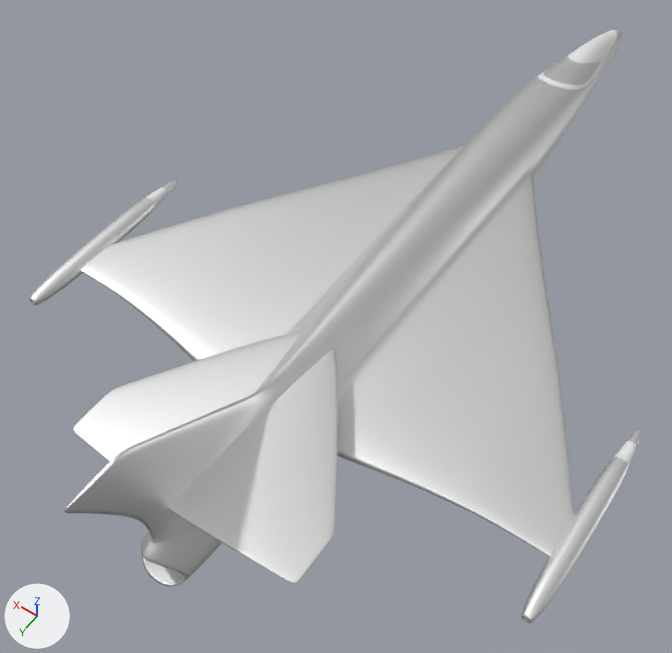
An edit to the glTF model models/plane.glb, drawn before and after from the same camera.
Camera for both pictures: a camera (50 mm lens) standing at (-13.7, 26.7, 31.2) and looking at (1.1, 6.0, -1.3). Lighting does not change. The marker at lower left points along +X, +Y and +Z. Where no turn or scale is listed for an object, it has been applied to the vertices.

The scene before the commit, as lines of its bpy script (objects in view):
```python
ob_jet_plane__001_cube_006 = bpy.data.objects.new('Jet_plane_.001_Cube.006', me_jet_plane__001_cube_006)
ob_jet_plane__001_cube_006.location = (0.0, 0.0, 0.0)
ob_sc_h_stabilizer_001_cube_007 = bpy.data.objects.new('SC_H_Stabilizer.001_Cube.007', me_sc_h_stabilizer_001_cube_007)
ob_sc_h_stabilizer_001_cube_007.location = (0.0, 0.0, 0.0)
ob_sc_wing_g_amp_l01__001_cube_008 = bpy.data.objects.new('SC_Wing_G.AMP_L01_.001_Cube.008', me_sc_wing_g_amp_l01__001_cube_008)
ob_sc_wing_g_amp_l01__001_cube_008.location = (0.0, 0.0, 0.0)
ob_sc_wing_g_amp_r01__001_cube_009 = bpy.data.objects.new('SC_Wing_G.AMP_R01_.001_Cube.009', me_sc_wing_g_amp_r01__001_cube_009)
ob_sc_wing_g_amp_r01__001_cube_009.location = (0.0, 0.0, 0.0)
```
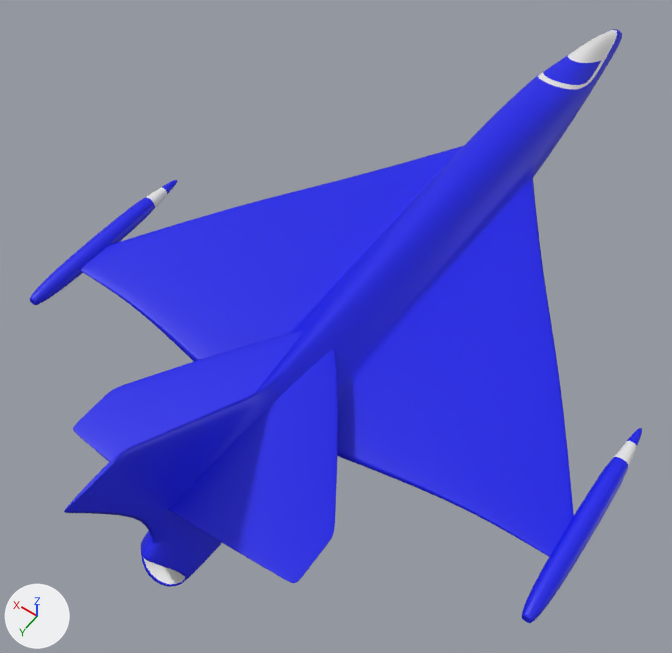
Changed parts and their boxes [x1, y1, x2, y2] in the pictures (672 x 653 px):
'Jet_plane_.001_Cube.006', recoloured, surface changed (white to blue)
    both: [64, 29, 622, 587]
'SC_H_Stabilizer.001_Cube.007', recoloured, surface changed (white to blue)
    both: [73, 331, 338, 583]
'SC_Wing_G.AMP_R01_.001_Cube.009', recoloured, surface changed (white to blue)
    both: [522, 428, 642, 623]
'SC_Wing_G.AMP_L01_.001_Cube.008', recoloured, surface changed (white to blue)
    both: [30, 180, 177, 305]

The change, as a diff of the scene's bpy script:
```diff
--- a/models/plane.glb.py
+++ b/models/plane.glb.py
@@ mat_main_theme_hull @@
 mat_main_theme_hull = principled_material('Main_theme_HULL')
-mat_main_theme_hull.base_color = (0.8, 0.8, 0.8)  # white #e7e7e7
-mat_main_theme_hull.metallic = 1.0
+mat_main_theme_hull.base_color = (0.00377, 0.00741, 0.8)  # blue #0c15e7
```
